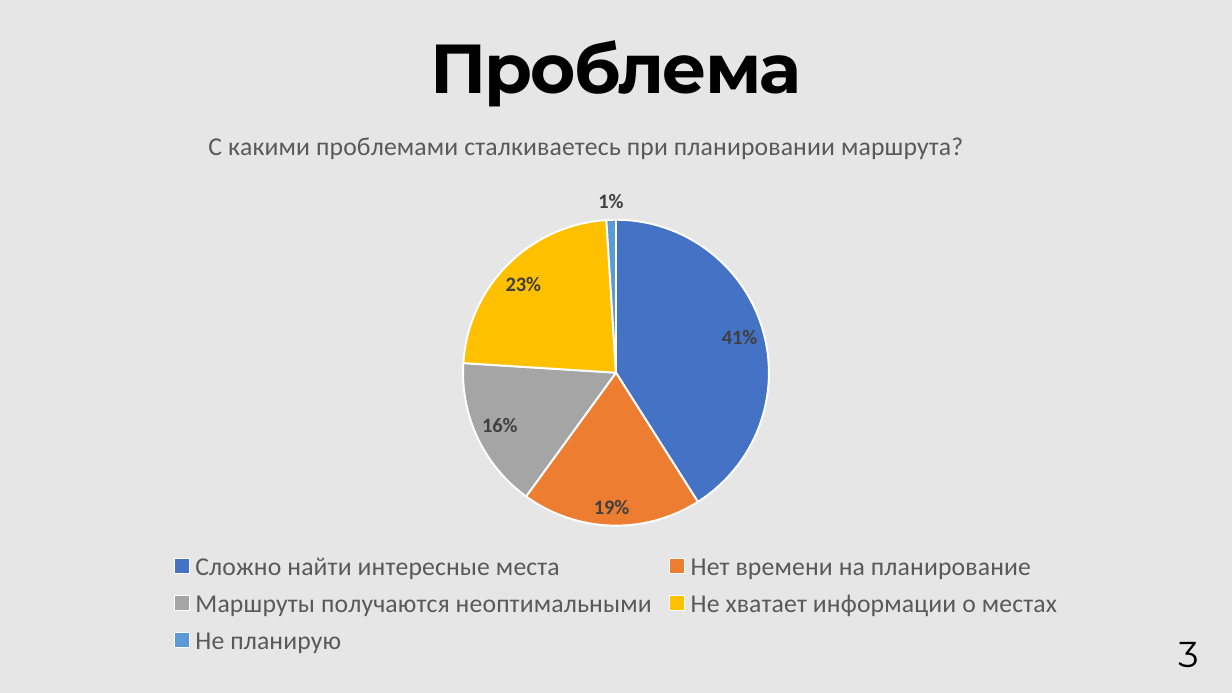
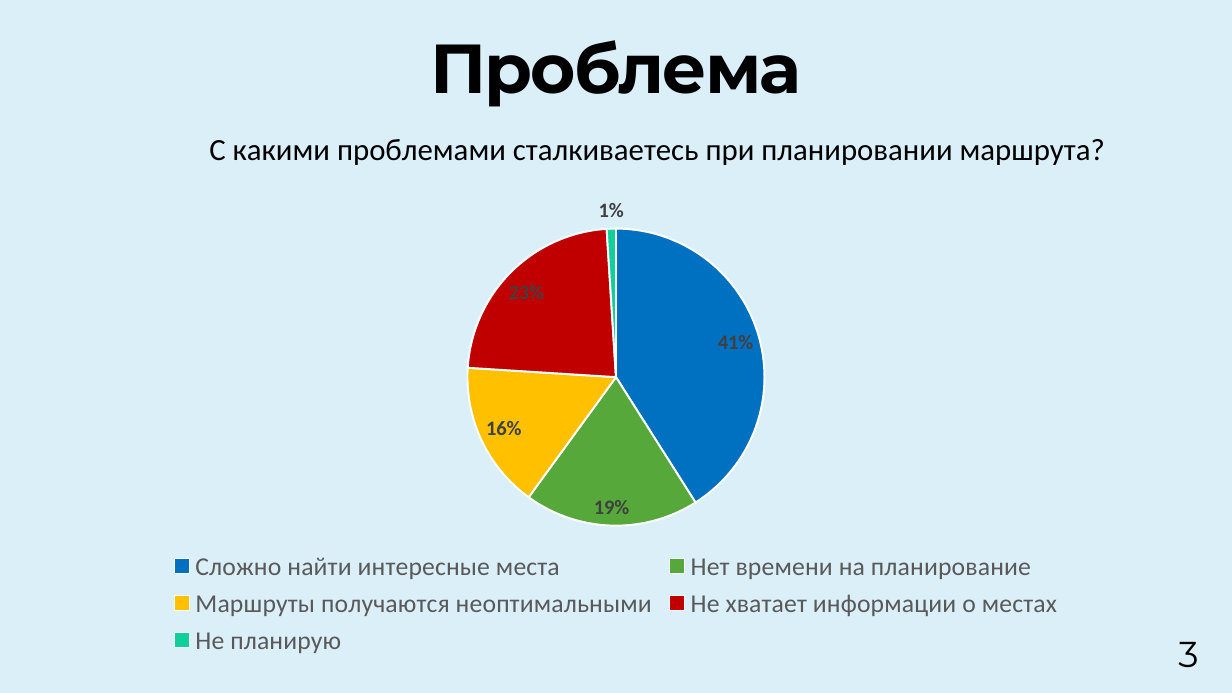
Before and after one commit to qudest/voyago, a slide deck: slide 3 of Documentation/Voyago-Presentation-1att.pptx. Drawn at 1232x693 pixels with LibreOffice and Linux fonts; fonts in the diff are those of the drawing. Boxes give left, top, right and bottom in pixels: in the first picture for what was removed or moved away, otherwise in the second. Text is boxed around its words. In the diff, an @@ line names an element or a change of style, - is before the commit and + after.

```diff
--- a/Documentation/Voyago-Presentation-1att.pptx
+++ b/Documentation/Voyago-Presentation-1att.pptx
@@ background #E7E6E6 to #DBEFF9 @@
@@ pie chart at (38,114,1193,662) @@
@@ colours of single points changed @@
```
Also in this commit, not shown: 15 other slides changed, 1 slide added, 6 other files.
